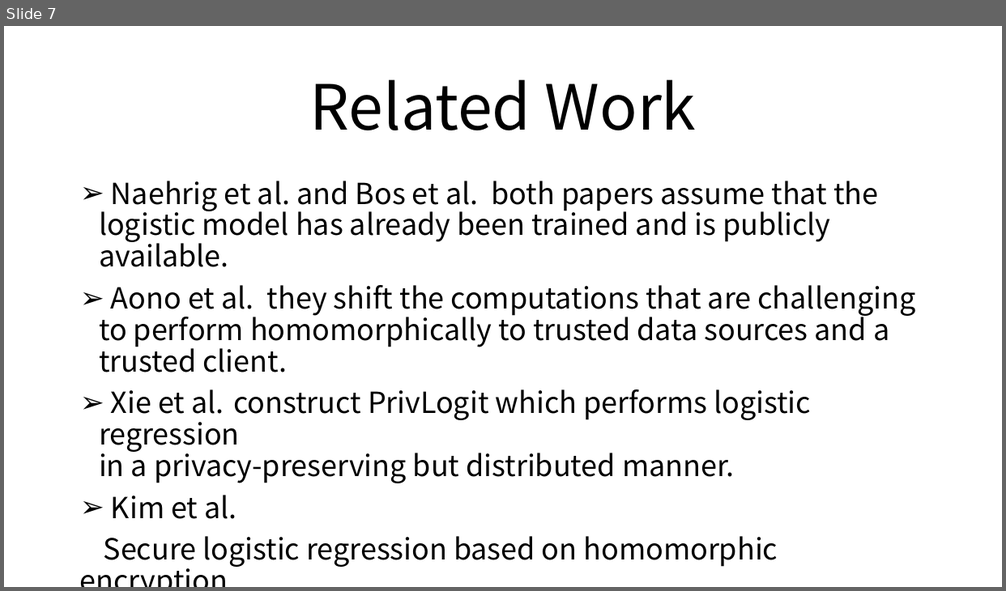
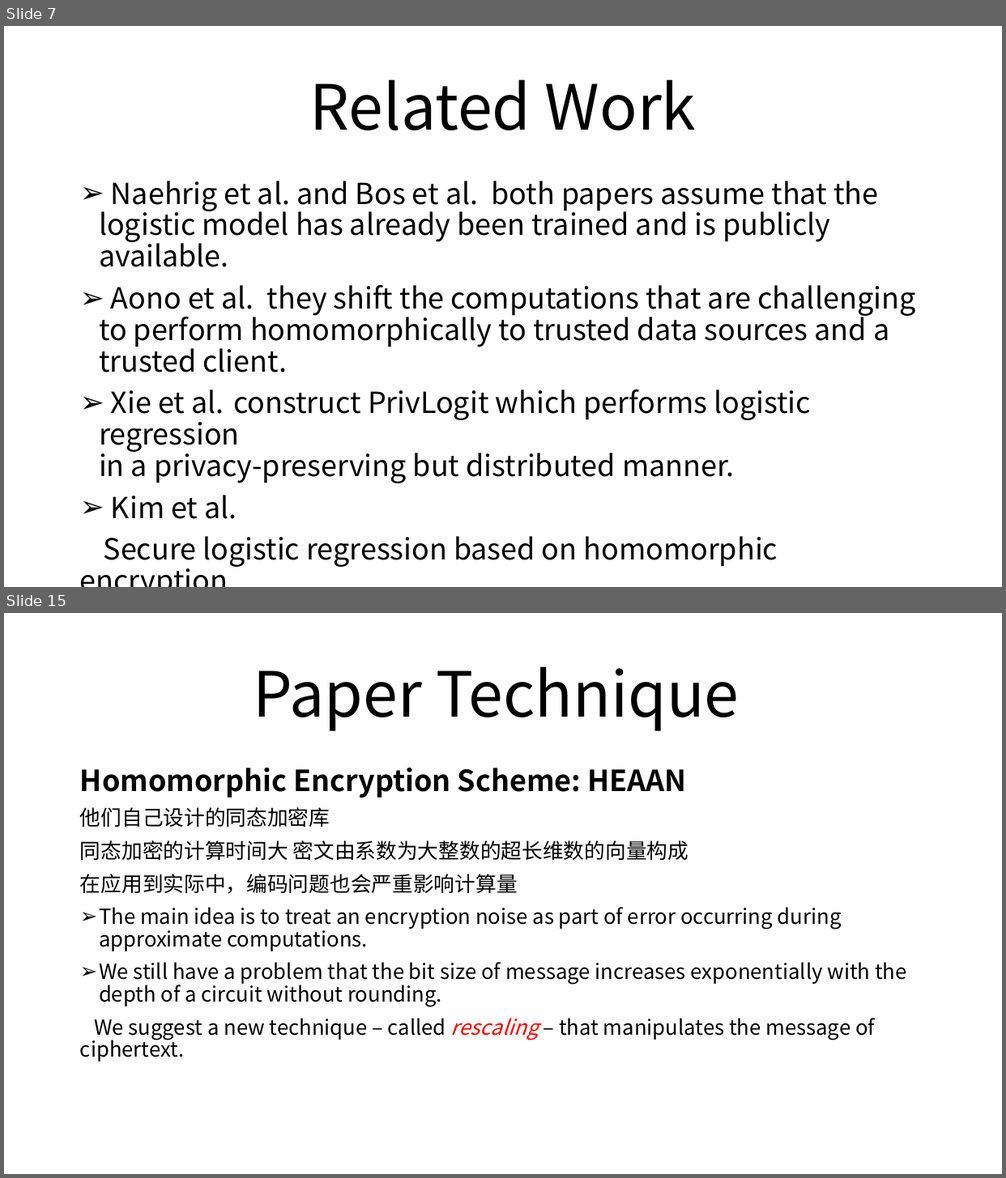
Before and after one commit to HandSonic/REPORTS, a slide deck: NK/20190314 [Paper] Kim, Andrey. [2018] Logistic Regression Model Training based on the Approximate Homomorphic Encryption.pptx. Shown one above the other, each under a label of ours: slide 7 before the commit, slides 7 and 15 after it; the slides between them are not shown. The pictures are 1006x591 and 1006x1178 pixels, drawn with LibreOffice and Linux fonts; fonts in the diff are those of the drawing; background and template pictures are left out. Boxes give left, top, right and bottom in pixels: in the first picture for what was removed or moved away, otherwise in the second. Text is boxed around its words. In the diff, an @@ line names an element or a change of style, - is before the commit and + after.

```diff
--- a/NK/20190314 [Paper] Kim, Andrey. [2018] Logistic Regression Model Training based on the Approximate Homomorphic Encryption.pptx
+++ b/NK/20190314 [Paper] Kim, Andrey. [2018] Logistic Regression Model Training based on the Approximate Homomorphic Encryption.pptx
@@ slide 15 added at box(4, 613, 1002, 1174), background picture (left out) @@
@@ title added at box(253, 666, 739, 731), 60 pt, text #000000 @@
+Paper Technique
@@ text added at box(80, 768, 907, 1062), 20 pt, text #000000 @@
+Homomorphic Encryption Scheme: HEAAN
+他们自己设计的同态加密库
+同态加密的计算时间大 密文由系数为大整数的超长维数的向量构成
+在应用到实际中，编码问题也会严重影响计算量
+➢ The main idea is to treat an encryption noise as part of error occurring during approximate computations.
+➢ We still have a problem that the bit size of message increases exponentially with the depth of a circuit without rounding.
+We suggest a new technique – called rescaling – that manipulates the message of ciphertext.
```
Also in this commit, not shown: 2 slides changed, 21 other slides added.
